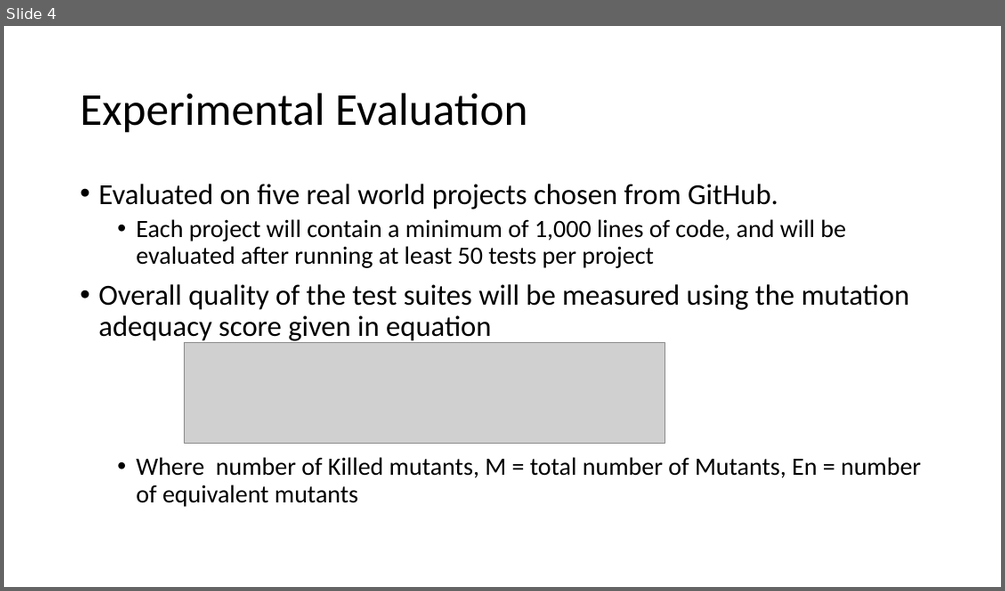
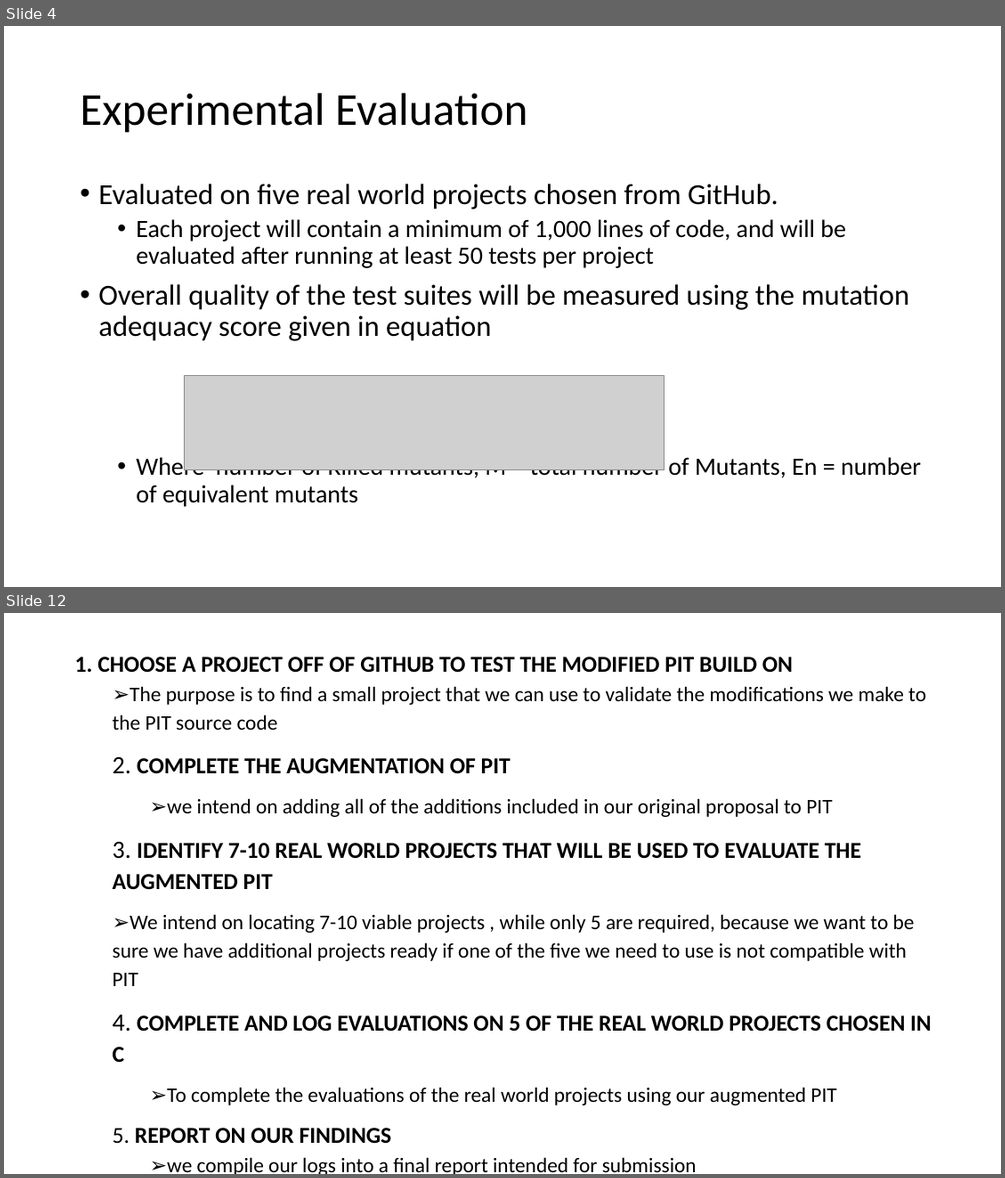
Before and after one commit to matthewbachelder/cs6367, a slide deck: Midterm_Presentation.pptx. Shown one above the other, each under a label of ours: slide 4 before the commit, slides 4 and 12 after it; the slides between them are not shown. The pictures are 1005x591 and 1005x1178 pixels, drawn with LibreOffice and Linux fonts; fonts in the diff are those of the drawing; grey boxes stand for pictures. Boxes give left, top, right and bottom in pixels: in the first picture for what was removed or moved away, otherwise in the second. Text is boxed around its words. In the diff, an @@ line names an element or a change of style, - is before the commit and + after.

```diff
--- a/Midterm_Presentation.pptx
+++ b/Midterm_Presentation.pptx
@@ slide 12 added at box(4, 613, 1001, 1174), background #FFFFFF @@
@@ text added at box(75, 657, 931, 1143), 20 pt, text #000000 @@
+1. CHOOSE A PROJECT OFF OF GITHUB TO TEST THE MODIFIED PIT BUILD ON
+➢The purpose is to find a small project that we can use to validate the modifications we make to the PIT source code
+2. COMPLETE THE AUGMENTATION OF PIT
+➢we intend on adding all of the additions included in our original proposal to PIT
+3. IDENTIFY 7-10 REAL WORLD PROJECTS THAT WILL BE USED TO EVALUATE THE AUGMENTED PIT
+➢We intend on locating 7-10 viable projects , while only 5 are required, because we want to be sure we have additional projects ready if one of the five we need to use is not compatible with PIT
+4. COMPLETE AND LOG EVALUATIONS ON 5 OF THE REAL WORLD PROJECTS CHOSEN IN C
+➢To complete the evaluations of the real world projects using our augmented PIT
+5. REPORT ON OUR FINDINGS
+➢we compile our logs into a final report intended for submission
@@ slide 4 changed as well @@
@@ text "Evaluated on five real world ..." at box(98, 184, 921, 507): less space between paragraphs @@
@@ picture: place and size @@
-picture at box(184, 342, 664, 443)
+picture at box(184, 376, 663, 469)
```
Also in this commit, not shown: 4 other slides changed, 8 other slides added.
